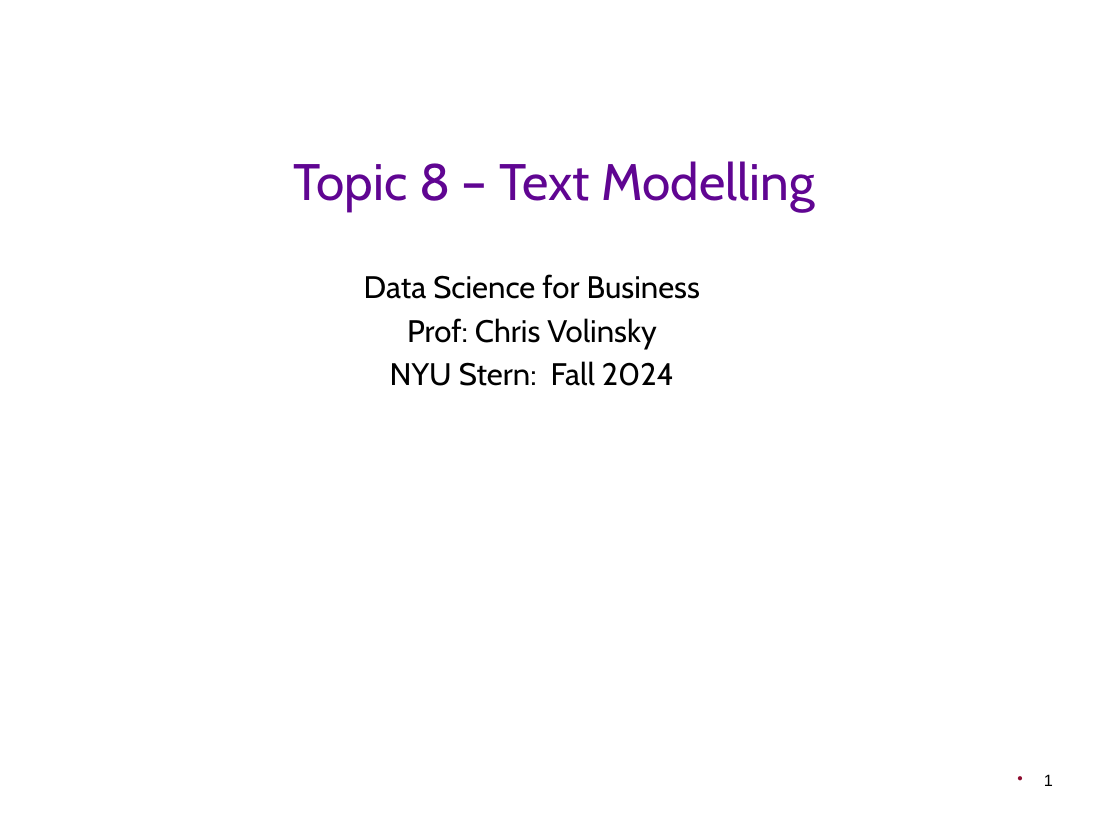
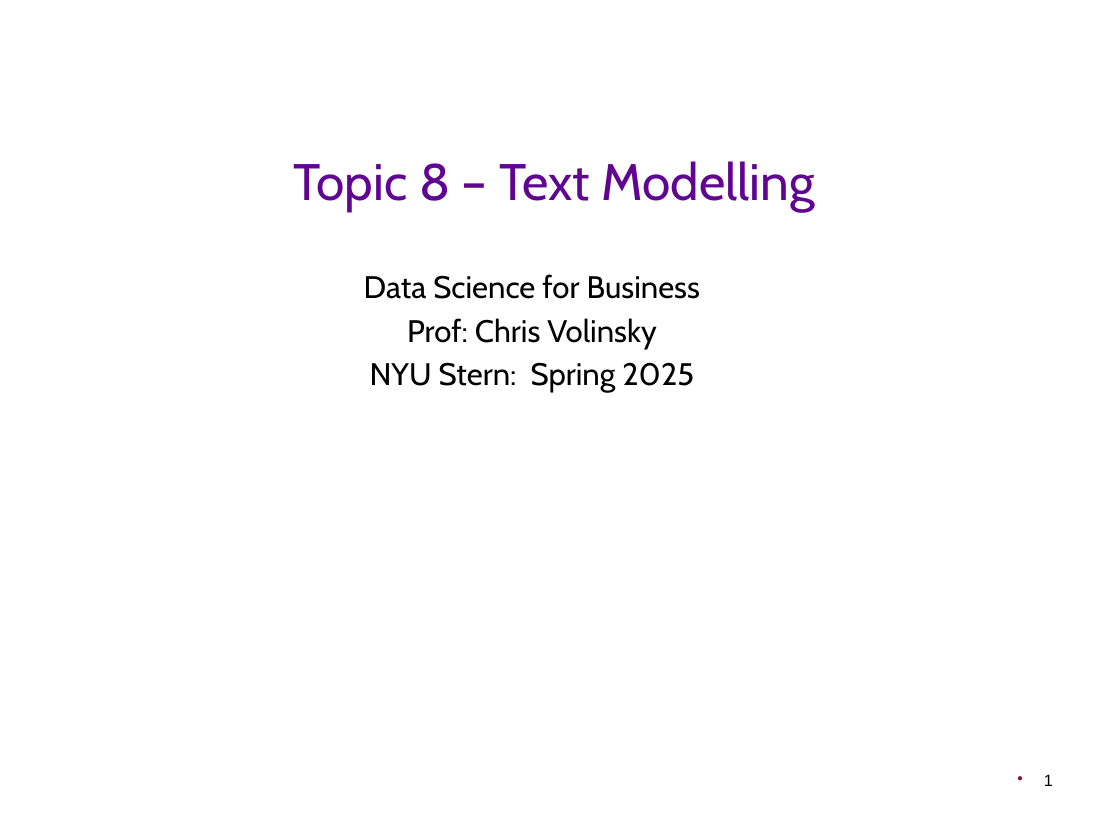
Before and after one commit to CTVisMe/DS4B-core, a slide deck: slide 1 of Slides/T8 - ModellingTextData.pptx. Drawn at 1120x840 pixels with LibreOffice and Linux fonts; fonts in the diff are those of the drawing; background and template pictures are left out. Boxes give left, top, right and bottom in pixels: in the first picture for what was removed or moved away, otherwise in the second. Text is boxed around its words. In the diff, an @@ line names an element or a change of style, - is before the commit and + after.

Commit message:
Spring 2025 update

```diff
--- a/Slides/T8 - ModellingTextData.pptx
+++ b/Slides/T8 - ModellingTextData.pptx
@@ subtitle at bbox=[370, 362, 694, 393]: text changed @@
-NYU Stern: Fall 2024
+NYU Stern: Spring 2025
```
Also in this commit, not shown: 16 other slides changed, 1 slide added, 3 slides removed, 29 other files.
